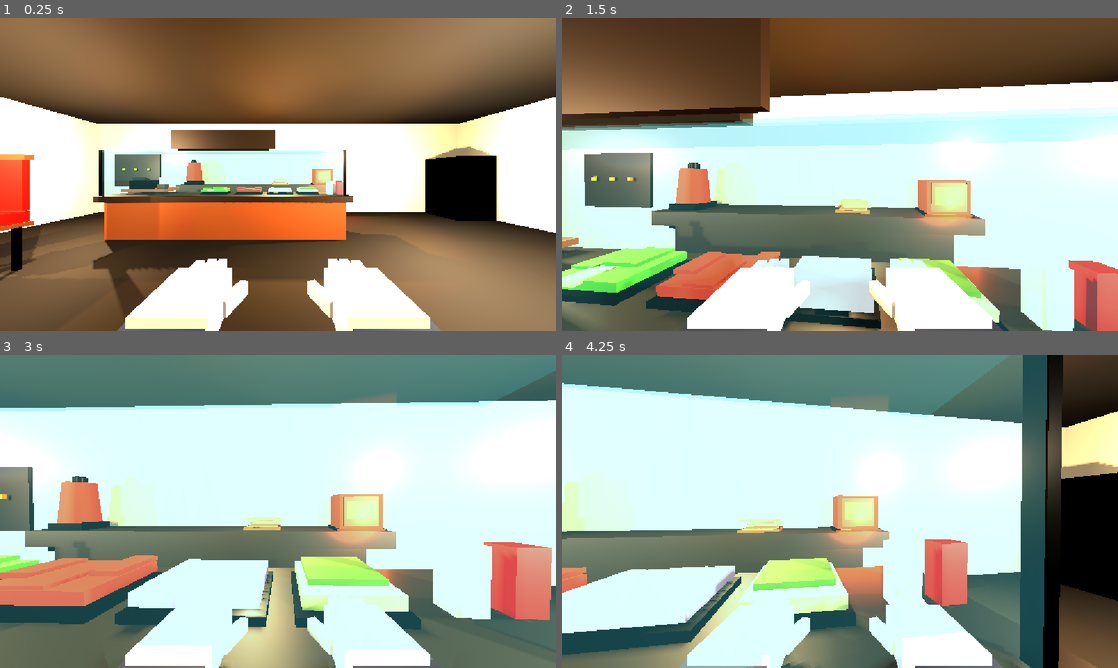
Above: before the commit, frames 1-4 (two rows, left to right).
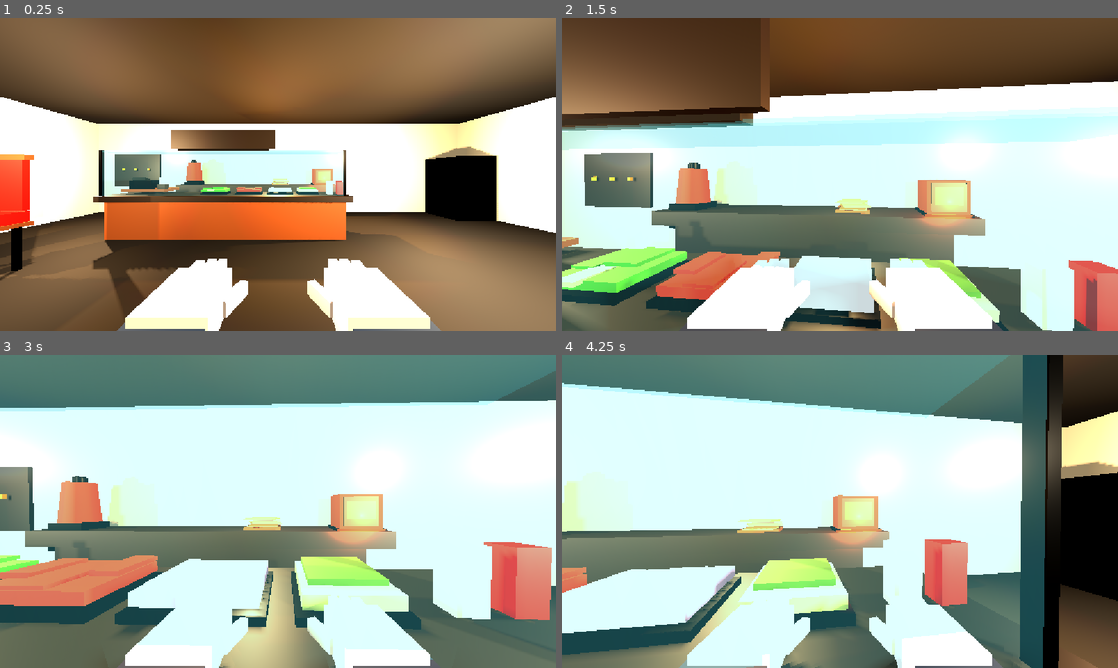
Above: after the commit, the same moments.

Repository: leon-beyleroglu/kebabcity
Game: Godot game, scene res://kebab_shop.tscn
Same seed, same stepped clock (60 frames per second), same inputs: the game is played once before the commit and once after it.
Inputs (mouse positions are in pixels of both pictures, inside the frame that each line leads up to):
- Up to frame 1 (0.25 s): no input
- Up to frame 2 (1.5 s): tap Enter at 0.5 s; move the mouse to (867, 174) at 0.52 s; hold Space (jump) 0.53-1.28 s; hold W (move_forward) from 0.53 s (still down); tap E at 0.6 s; click (867, 174) at 0.67 s; move the mouse to (812, 174) at 1.27 s; tap Space (jump) at 1.35 s; click (812, 174) at 1.42 s
- Up to frame 3 (3 s): keep holding W (move_forward); tap Space (jump) at 1.52, 1.82, 2.3 s; tap E at 1.55, 2.85 s; move the mouse to (289, 505) at 2.02 s; hold Shift (sprint) 2.03-2.78 s; click (289, 505) at 2.17 s; move the mouse to (272, 517) at 2.77 s; click (272, 517) at 2.92 s
- Up to frame 4 (4.25 s): keep holding W (move_forward); tap Space (jump) at 3.02, 3.32 s; move the mouse to (878, 514) at 3.52 s; hold Space (jump) from 3.53 s (still down); tap E at 3.6 s; click (878, 514) at 3.67 s

The runs differ from the first frame. In frame 1, 0.5% of the frame differs, in the area x 0-64%, y 0-100%; in frame 2, 0.6%; in frame 3, 0.6%; in frame 4, 1.5%, in the area x 48-59%, y 13-82%.

Commit message:
tofas versuch

Diff:
--- a/kebab_shop.tscn
+++ b/kebab_shop.tscn
@@ -3,7 +3,6 @@
 [ext_resource type="Script" uid="uid://c0rl8h6ne4ir" path="res://player.gd" id="1_player"]
 [ext_resource type="Texture2D" uid="uid://7o3bjm4v6brx" path="res://gahinten.jpg" id="2_dnwpt"]
 [ext_resource type="Texture2D" uid="uid://bir75ofhwlwup" path="res://bjk1.jpg" id="2_t8aj2"]
-[ext_resource type="Script" uid="uid://dcib2ef3n568l" path="res://tofas.gd" id="2_tofas_script"]
 [ext_resource type="Texture2D" uid="uid://byb7pr78mpgwm" path="res://abdukopf.jpg" id="3_6pmx1"]
 [ext_resource type="Texture2D" uid="uid://fh0htpsx3u6v" path="res://ga1.jpg" id="3_v6cui"]
 [ext_resource type="Texture2D" uid="uid://dsmjvcgs6uqdq" path="res://fb1.jpg" id="4_j7xc5"]
@@ -730,12 +729,57 @@
 [node name="CeilingLight3" type="OmniLight3D" parent="CeilingLight1/CeilingLight1" unique_id=1419786753]
 transform = Transform3D(1, 0, 0, 0, 1, 0, 0, 0, 1, 4.730752, 1.9613214, 17.109983)
 light_color = Color(1, 0.82, 0.62, 1)
-light_energy = 9.577
+light_energy = 10.706
 light_indirect_energy = 5.825
 shadow_enabled = true
 omni_range = 8.0
 
 [node name="CeilingLight1" type="OmniLight3D" parent="CeilingLight1/CeilingLight1/CeilingLight3" unique_id=1620917044]
+transform = Transform3D(1, 0, 0, 0, 1, 0, 0, 0, 1, 11.137207, -0.4547274, 1.0744276)
+light_color = Color(1, 0.82, 0.62, 1)
+light_energy = 5.0
+shadow_enabled = true
+omni_range = 8.0
+
+[node name="CeilingLight6" type="OmniLight3D" parent="CeilingLight1/CeilingLight1" unique_id=1547062055]
+transform = Transform3D(1, 0, 0, 0, 1, 0, 0, 0, 1, 6.9924297, 3.6070828, 8.952093)
+light_color = Color(1, 0.82, 0.62, 1)
+light_energy = 10.706
+light_indirect_energy = 5.825
+shadow_enabled = true
+omni_range = 8.0
+
+[node name="CeilingLight1" type="OmniLight3D" parent="CeilingLight1/CeilingLight1/CeilingLight6" unique_id=442418230]
+transform = Transform3D(1, 0, 0, 0, 1, 0, 0, 0, 1, 11.137207, -0.4547274, 1.0744276)
+light_color = Color(1, 0.82, 0.62, 1)
+light_energy = 5.0
+shadow_enabled = true
+omni_range = 8.0
+
+[node name="CeilingLight4" type="OmniLight3D" parent="CeilingLight1/CeilingLight1" unique_id=1990420538]
+transform = Transform3D(1, 0, 0, 0, 1, 0, 0, 0, 1, -2.2910228, 1.9613214, 17.109983)
+light_color = Color(1, 0.82, 0.62, 1)
+light_energy = 10.706
+light_indirect_energy = 5.825
+shadow_enabled = true
+omni_range = 8.0
+
+[node name="CeilingLight1" type="OmniLight3D" parent="CeilingLight1/CeilingLight1/CeilingLight4" unique_id=351546315]
+transform = Transform3D(1, 0, 0, 0, 1, 0, 0, 0, 1, 11.137207, -0.4547274, 1.0744276)
+light_color = Color(1, 0.82, 0.62, 1)
+light_energy = 5.0
+shadow_enabled = true
+omni_range = 8.0
+
+[node name="CeilingLight5" type="OmniLight3D" parent="CeilingLight1/CeilingLight1" unique_id=174367300]
+transform = Transform3D(1, 0, 0, 0, 1, 0, 0, 0, 1, 23.957403, 1.9613214, 17.109983)
+light_color = Color(1, 0.82, 0.62, 1)
+light_energy = 10.706
+light_indirect_energy = 5.825
+shadow_enabled = true
+omni_range = 8.0
+
+[node name="CeilingLight1" type="OmniLight3D" parent="CeilingLight1/CeilingLight1/CeilingLight5" unique_id=1843037932]
 transform = Transform3D(1, 0, 0, 0, 1, 0, 0, 0, 1, 11.137207, -0.4547274, 1.0744276)
 light_color = Color(1, 0.82, 0.62, 1)
 light_energy = 5.0
@@ -1844,12 +1888,8 @@
 transform = Transform3D(60, 0, 0, 0, 0.1, 0, 0, 0, 60, 26.775743, -0.061802864, 30.71576)
 shape = SubResource("BoxShape3D_v6cui")
 
-[node name="TOFAS" type="VehicleBody3D" parent="." unique_id=1334721801]
-transform = Transform3D(1, 0, 0, 0, 1, 0, 0, 0, 1, 2.696757, 0.35, 14.8961735)
-mass = 1050.0
-center_of_mass_mode = 1
-center_of_mass = Vector3(0, 0.12, 0)
-script = ExtResource("2_tofas_script")
+[node name="TOFAS" type="StaticBody3D" parent="." unique_id=1334721801]
+transform = Transform3D(1, 0, 0, 0, 1, 0, 0, 0, 1, 3.12887, 0.19248784, 15.670392)
 
 [node name="CollisionShape3D" type="CollisionShape3D" parent="TOFAS" unique_id=2056872301]
 transform = Transform3D(1, 0, 0, 0, 1, 0, 0, 0, 1, 0, 0.45, 0)
@@ -1858,27 +1898,27 @@
 [node name="VisualModel" type="Node3D" parent="TOFAS" unique_id=1643002351]
 
 [node name="MotorhaubeFront" type="CSGBox3D" parent="TOFAS/VisualModel" unique_id=1477997136]
-transform = Transform3D(1, 0, 0, 0, 1, 0, 0, 0, 1, 0, 0.4451953, -1.25)
-size = Vector3(1.64, 0.51039064, 1.45)
+transform = Transform3D(1, 0, 0, 0, 1, 0, 0, 0, 1, 0, 0.5351269, -1.25)
+size = Vector3(1.64, 0.6902539, 1.45)
 material = SubResource("MatTofasWhite")
 
 [node name="KofferraumHeck" type="CSGBox3D" parent="TOFAS/VisualModel" unique_id=671844047]
-transform = Transform3D(1, 0, 0, 0, 1, 0, 0, 0, 1, 0, 0.5275097, 1.3500004)
-size = Vector3(1.64, 0.63501954, 1.25)
+transform = Transform3D(1, 0, 0, 0, 1, 0, 0, 0, 1, 0, 0.6045336, 1.3500013)
+size = Vector3(1.64, 0.7890674, 1.25)
 material = SubResource("MatTofasWhite")
 
 [node name="KabineUnten" type="CSGBox3D" parent="TOFAS/VisualModel" unique_id=523435854]
-transform = Transform3D(1, 0, 0, 0, 1, 0, 0, 0, 1, 0, 0.52978027, 0.05000019)
-size = Vector3(1.64, 0.65956056, 1.4)
+transform = Transform3D(1, 0, 0, 0, 1, 0, 0, 0, 1, 0, 0.6466894, 0.05000019)
+size = Vector3(1.64, 0.8933789, 1.4)
 material = SubResource("MatTofasWhite")
 
 [node name="DachAufbau" type="CSGBox3D" parent="TOFAS/VisualModel" unique_id=294708026]
-transform = Transform3D(1, 0, 0, 0, 1, 0, 0, 0, 1, 0.010019302, 0.97468245, 0.05000019)
-size = Vector3(1.6508985, 0.51421875, 1.55)
+transform = Transform3D(1, 0, 0, 0, 1, 0, 0, 0, 1, -0.058701515, 1.3846773, 0.05000019)
+size = Vector3(1.7883399, 0.51421875, 1.55)
 material = SubResource("MatTofasGlass")
 
 [node name="DachBlech" type="CSGBox3D" parent="TOFAS/VisualModel" unique_id=1942528986]
-transform = Transform3D(1, 0, 0, 0, 1, 0, 0, 0, 1, 0.0023965836, 1.2417918, 0.05000019)
+transform = Transform3D(1, 0, 0, 0, 1, 0, 0, 0, 1, 0.0023965836, 1.6517867, 0.05000019)
 size = Vector3(1.6849048, 0.04, 1.48)
 material = SubResource("MatTofasWhite")
 
--- a/tofas.gd
+++ b/tofas.gd
@@ -1,20 +1,71 @@
 extends VehicleBody3D
 
 @export var max_engine_force: float = 380.0
-@export var max_brake_force: float = 20.0
+@export var max_brake_force: float = 25.0
 @export var max_steer_angle: float = 0.55
 @export var steer_speed: float = 5.0
+@export var interact_distance: float = 3.2
 
-# Drift-Werte (Hinterrad-Friktion)
+# Drift-Parameter
 @export var rear_friction_normal: float = 1.8
 @export var rear_friction_drift: float = 0.65
 
+var is_player_inside: bool = false
 var current_steer: float = 0.0
 
 @onready var wheel_rl: VehicleWheel3D = $WheelRearLeft
 @onready var wheel_rr: VehicleWheel3D = $WheelRearRight
+@onready var car_camera: Camera3D = $CarCameraMount/Camera3D
+@onready var exit_point: Marker3D = $ExitPoint
+@onready var player: CharacterBody3D = get_tree().current_scene.get_node_or_null("Player")
+
+func _unhandled_input(event: InputEvent) -> void:
+	if event.is_action_pressed("interact") or (event is InputEventKey and event.pressed and event.keycode == KEY_E):
+		if is_player_inside:
+			exit_car()
+		elif player and global_position.distance_to(player.global_position) <= interact_distance:
+			enter_car()
+
+func enter_car() -> void:
+	is_player_inside = true
+
+	# Spieler unsichtbar machen und dessen Kollision/Verarbeitung deaktivieren
+	player.visible = false
+	player.set_physics_process(false)
+	player.set_process_unhandled_input(false)
+	player.get_node("CollisionShape3D").disabled = true
+
+	# Fahrkamera aktivieren
+	car_camera.current = true
+	Input.set_mouse_mode(Input.MOUSE_MODE_CAPTURED)
+
+func exit_car() -> void:
+	is_player_inside = false
+
+	# Vollbremsung beim Verlassen, damit das Auto nicht wegrollt
+	engine_force = 0.0
+	brake = max_brake_force
+	steering = 0.0
+
+	# Spieler neben der Fahrertür absetzen und reaktivieren
+	player.global_position = exit_point.global_position
+	player.visible = true
+	player.set_physics_process(true)
+	player.set_process_unhandled_input(true)
+	player.get_node("CollisionShape3D").disabled = false
+
+	# Ego-Perspektive des Spielers reaktivieren
+	var player_cam: Camera3D = player.get_node("Camera3D")
+	player_cam.current = true
 
 func _physics_process(delta: float) -> void:
+	# Solange kein Spieler im Auto sitzt: Motor aus, Handbremse an
+	if not is_player_inside:
+		engine_force = 0.0
+		brake = max_brake_force
+		steering = 0.0
+		return
+
 	# Lenkung über A/D (move_left / move_right)
 	var steer_input := 0.0
 	if Input.is_action_pressed("move_left"):
@@ -26,7 +77,7 @@
 	current_steer = move_toward(current_steer, target_steer, steer_speed * delta)
 	steering = current_steer
 
-	# Beschleunigung / Rückwärts über W/S (move_forward / move_backward)
+	# Gas / Rückwärts über W/S (move_forward / move_backward)
 	var throttle := 0.0
 	if Input.is_action_pressed("move_forward"):
 		throttle += 1.0
@@ -35,7 +86,7 @@
 
 	engine_force = throttle * max_engine_force
 
-	# Handbremse & Drift über Leertaste (jump)
+	# Handbremse & Drift (Leertaste / jump)
 	if Input.is_action_pressed("jump"):
 		brake = max_brake_force
 		wheel_rl.wheel_friction_slip = rear_friction_drift
